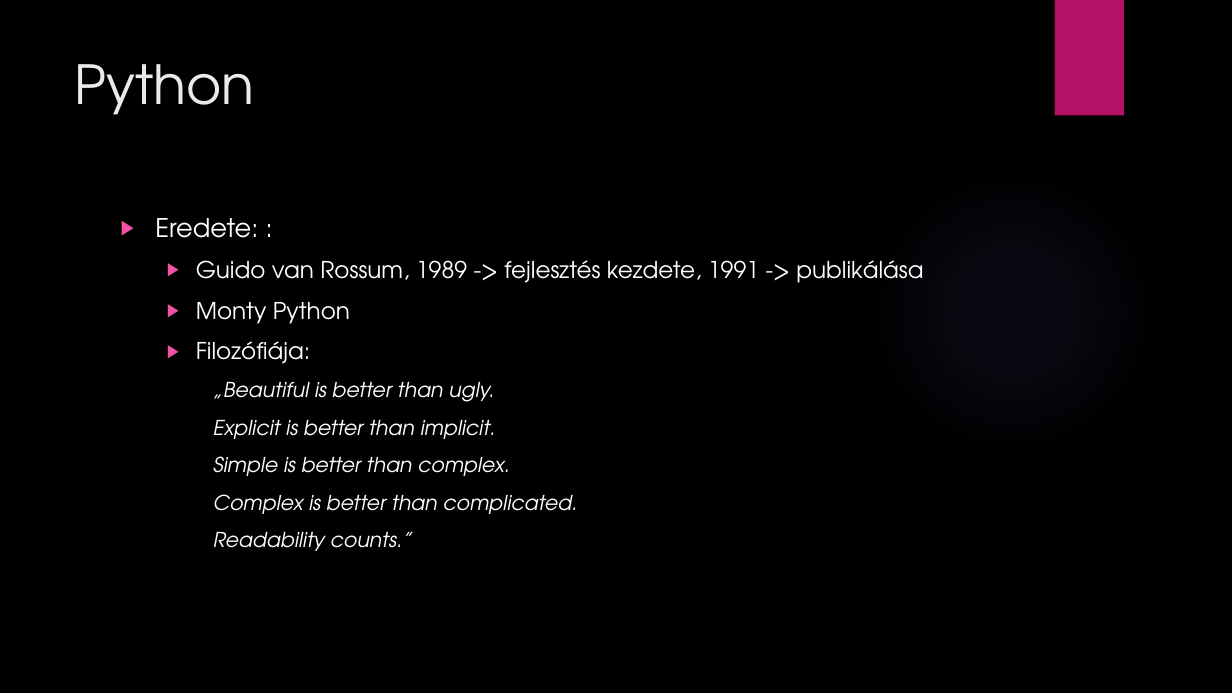
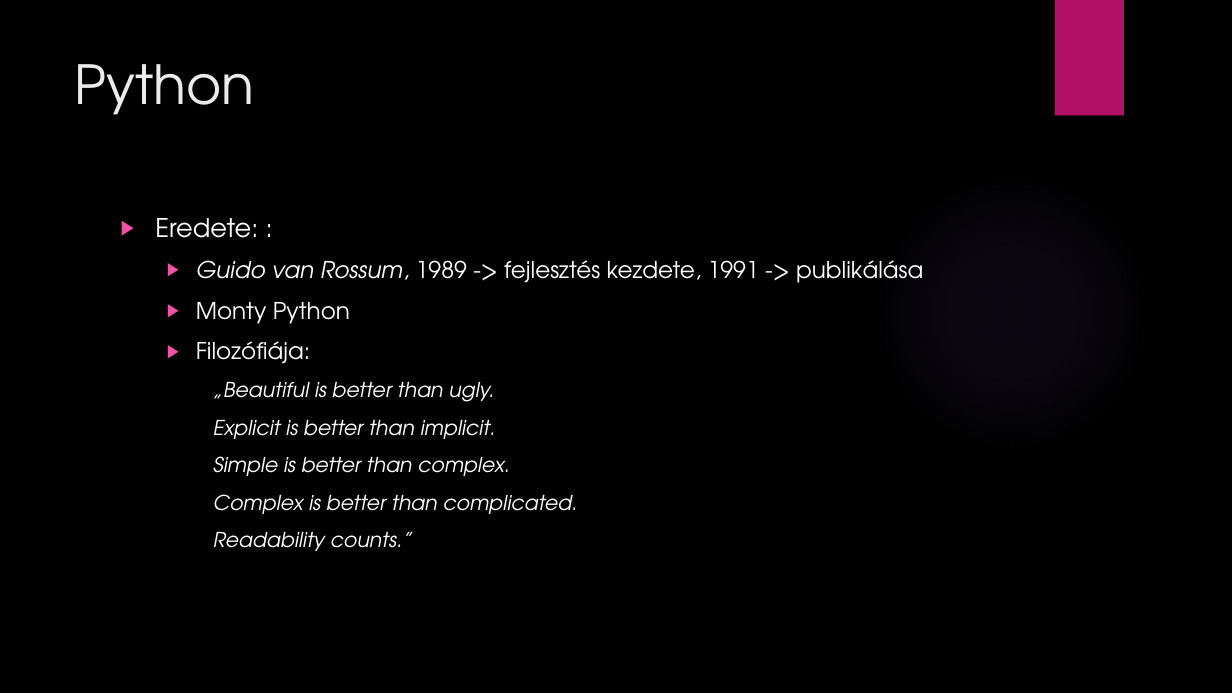
Before and after one commit to IaamSteve/t-zperces_prezent-ci-, a slide deck: slide 5 of Python, Javascript.pptx (slide 2 before the commit). Drawn at 1232x693 pixels with LibreOffice and Linux fonts; fonts in the diff are those of the drawing; background and template pictures are left out. Boxes give left, top, right and bottom in pixels: in the first picture for what was removed or moved away, otherwise in the second. Text is boxed around its words. In the diff, an @@ line names an element or a change of style, - is before the commit and + after.

```diff
--- a/Python, Javascript.pptx
+++ b/Python, Javascript.pptx
@@ text at box(196, 260, 923, 283): italic on in "Guido van Rossum," @@
```
Also in this commit, not shown: 2 other slides changed, 4 slides added.
